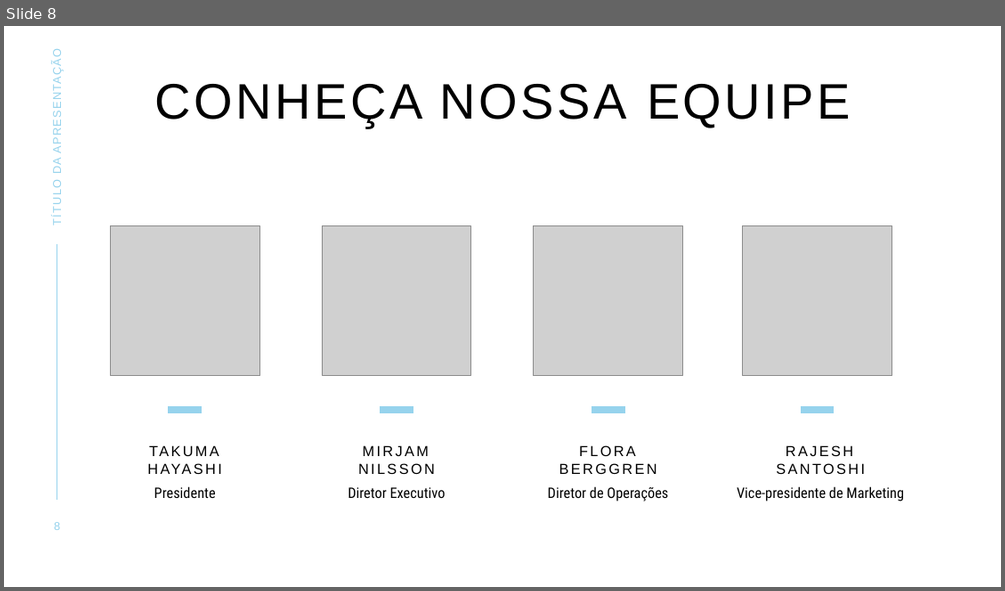
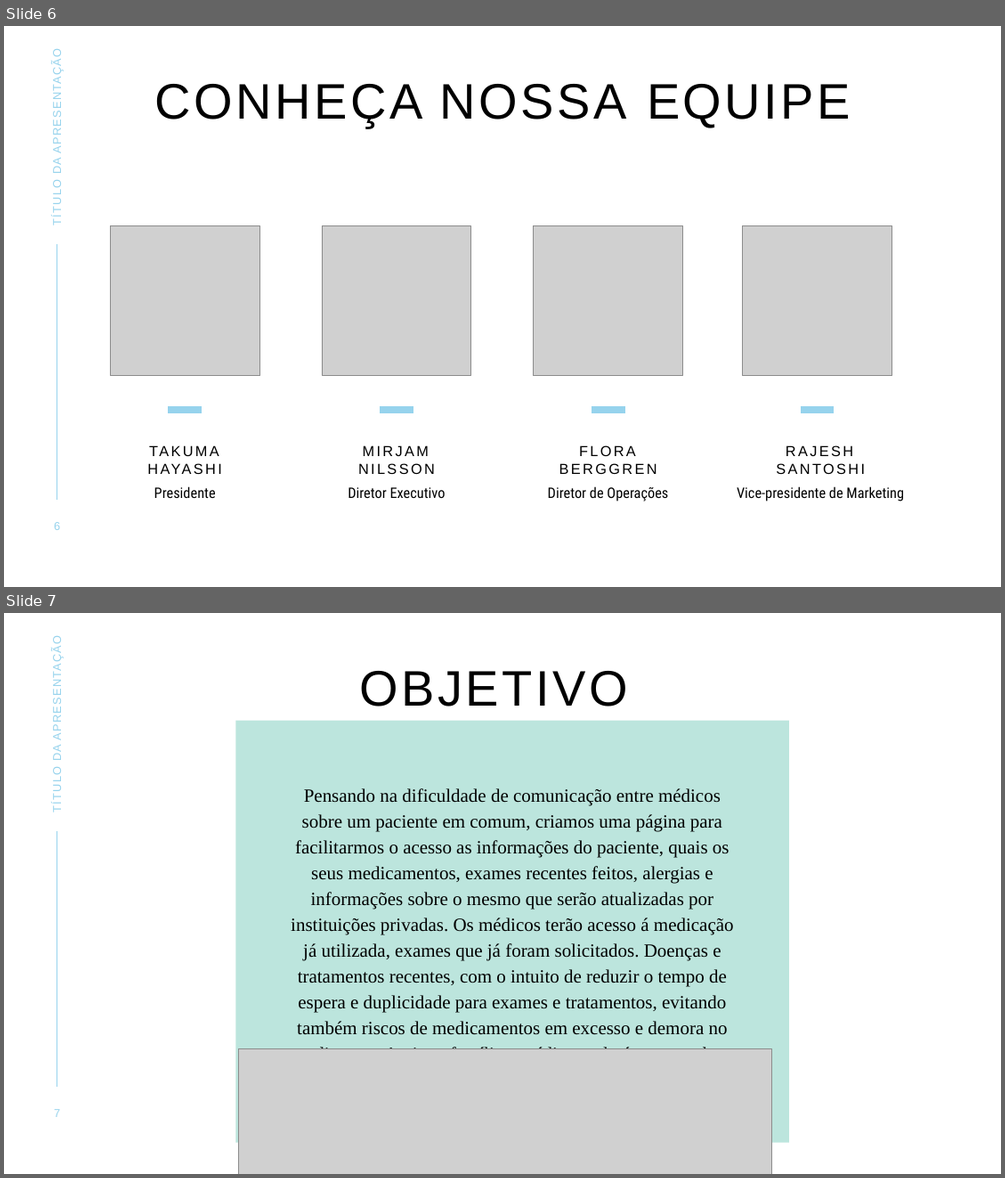
Before and after one commit to tbgbarros/PI-2-DSM2SEM, a slide deck: APRESENTAÇÕES/GPO.pptx. Shown one above the other, each under a label of ours: slide 8 before the commit, slides 6 and 7 after it. The pictures are 1005x591 and 1005x1178 pixels, drawn with LibreOffice and Linux fonts; fonts in the diff are those of the drawing; grey boxes stand for pictures. Boxes give left, top, right and bottom in pixels: in the first picture for what was removed or moved away, otherwise in the second. Text is boxed around its words. In the diff, an @@ line names an element or a change of style, - is before the commit and + after.

```diff
--- a/APRESENTAÇÕES/GPO.pptx
+++ b/APRESENTAÇÕES/GPO.pptx
@@ slide 7 added at [4, 613, 1001, 1174], background #FFFFFF; not listed: 1 template element that a slide beside it also shows @@
@@ text added at [50, 646, 63, 812], 11 pt, text #96D3ED @@
+TÍTULO DA APRESENTAÇÃO
@@ title added at [360, 671, 628, 706], 48 pt, text #000000 @@
+OBJETIVO
@@ text added at [235, 721, 789, 1143], fill #BCE5DD, 18 pt, text #000000 @@
+Pensando na dificuldade de comunicação entre médicos sobre um paciente em comum, criamos uma página para facilitarmos o acesso as informações do paciente, quais os seus medicamentos, exames recentes feitos, alergias e informações sobre o mesmo que serão atualizadas por instituições privadas. Os médicos terão acesso á medicação já utilizada, exames que já foram solicitados. Doenças e tratamentos recentes, com o intuito de reduzir o tempo de espera e duplicidade para exames e tratamentos, evitando também riscos de medicamentos em excesso e demora no atendimento. Assim a família e médico poderá acompanhar o estado de cada membro de sua família, incluindo idosos e crianças.
@@ picture added at [239, 1049, 772, 1174] @@
@@ page number added at [54, 1109, 60, 1117], 11 pt, text #96D3ED @@
+7
@@ what was slide 8 is now slide 6 @@
```
Also in this commit, not shown: 8 slides removed.
